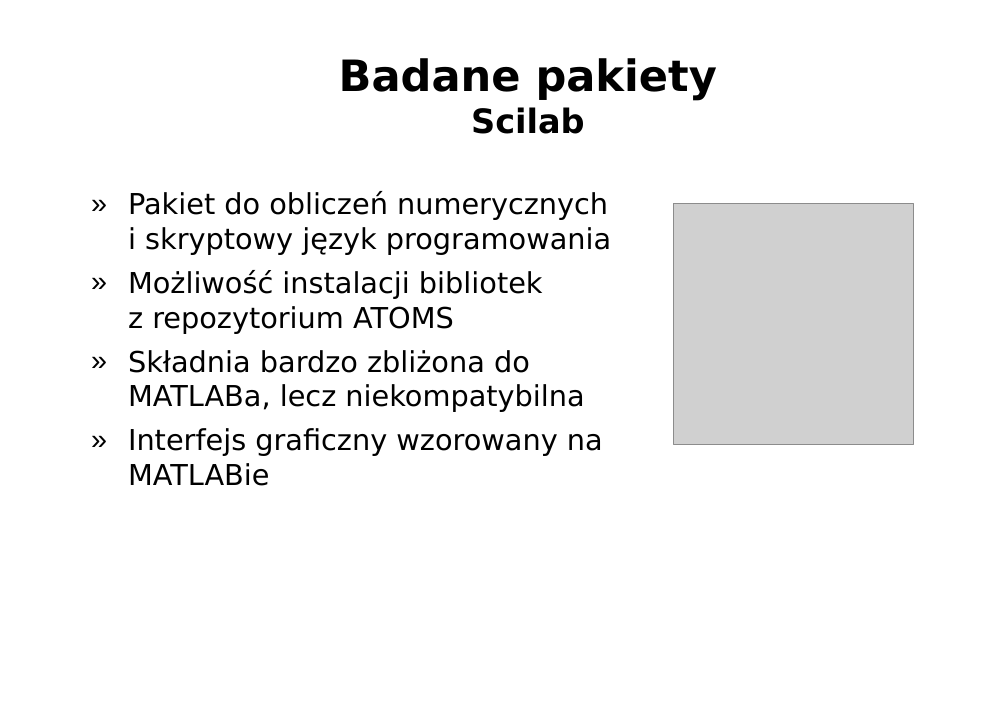
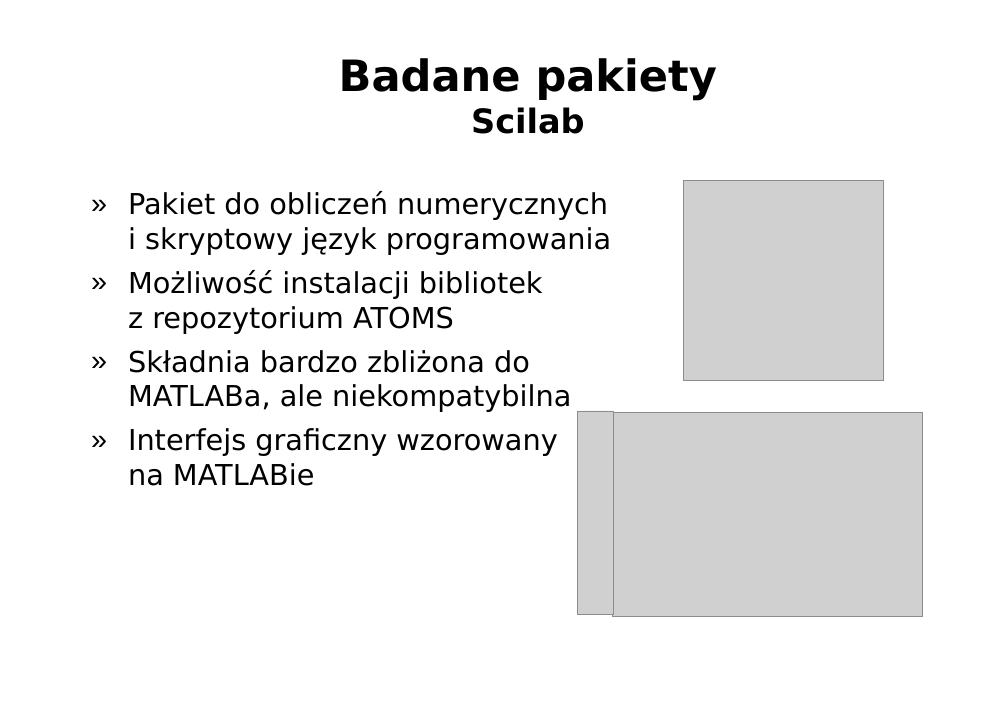
Before and after one commit to Ashymad/praca.inz, a slide deck: slide 5 of prez/prezentacja.odp (slide 7 before the commit). Drawn at 1008x713 pixels with LibreOffice and Linux fonts; fonts in the diff are those of the drawing; grey boxes stand for pictures; background and template pictures are left out. Boxes give left, top, right and bottom in pixels: in the first picture for what was removed or moved away, otherwise in the second. Text is boxed around its words. In the diff, an @@ line names an element or a change of style, - is before the commit and + after.

```diff
--- a/prez/prezentacja.odp
+++ b/prez/prezentacja.odp
@@ picture: place and size @@
-picture at (673, 204, 913, 444)
+picture at (684, 180, 883, 381)
@@ text at (128, 350, 571, 412): text changed @@
-» Składnia bardzo zbliżona do
-  MATLABa, lecz niekompatybilna
+» Składnia bardzo zbliżona do
+  MATLABa, ale niekompatybilna
@@ picture added at (577, 411, 614, 614) @@
@@ picture added at (612, 413, 923, 617) @@
```
Also in this commit, not shown: 9 other slides changed, 3 slides added, 1 slide removed, 5 other files.
